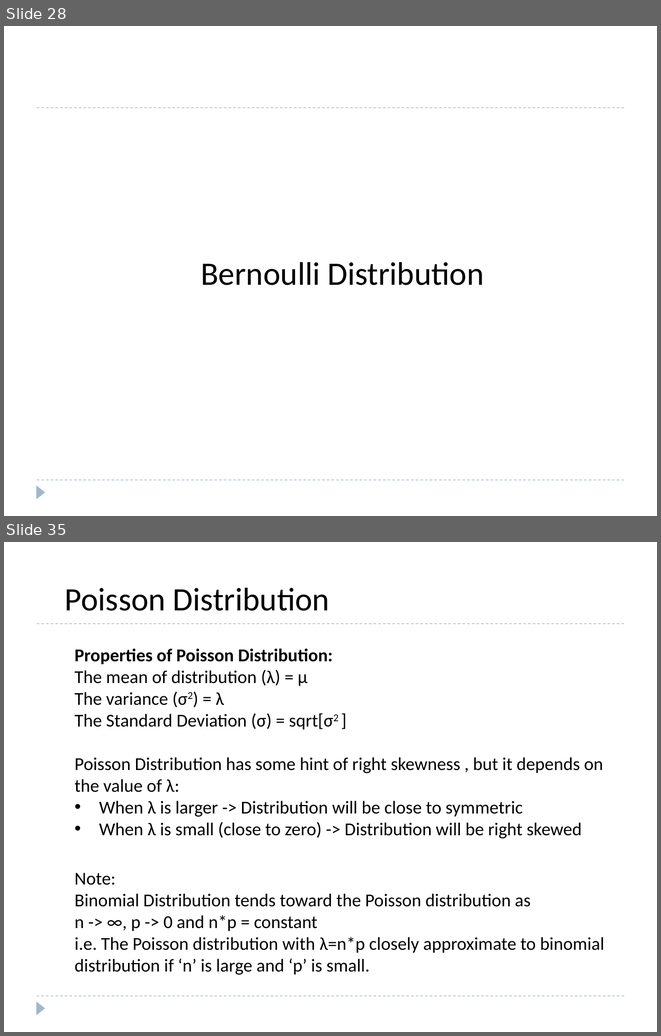
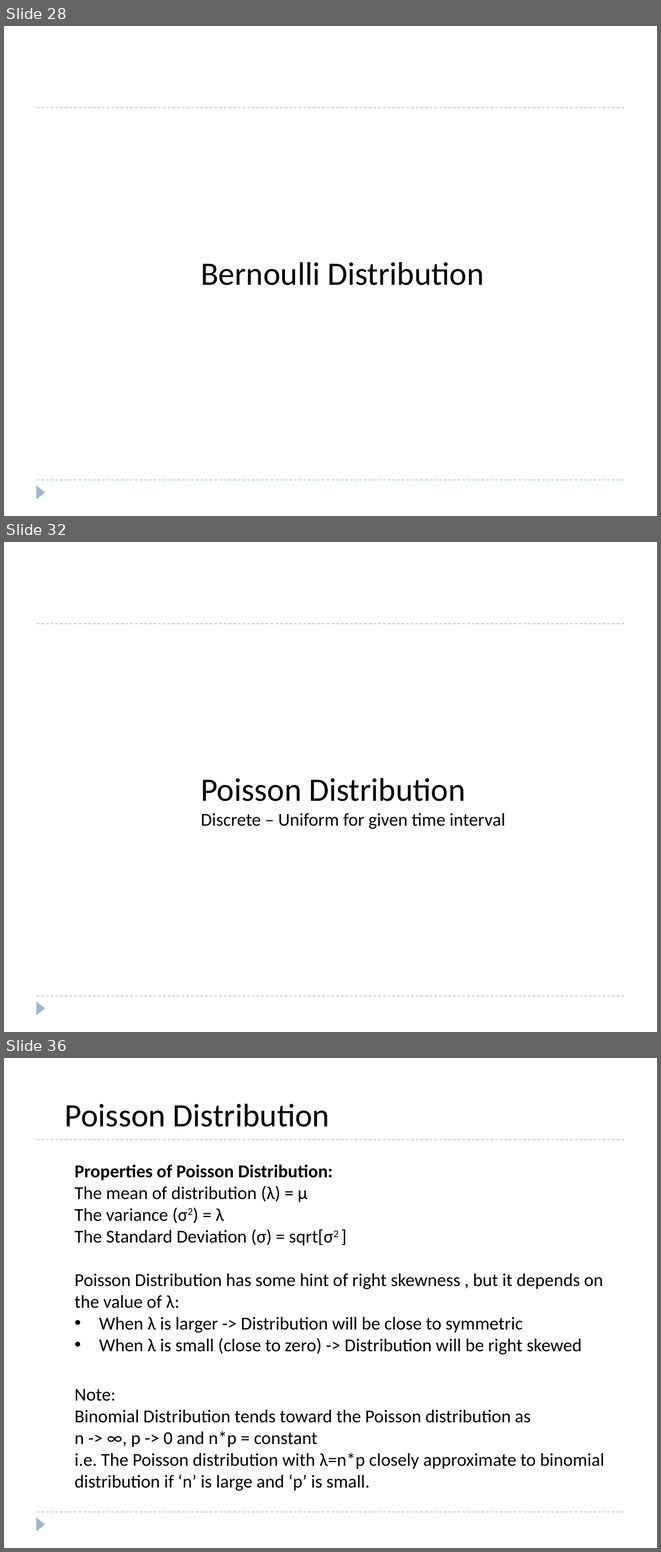
Before and after one commit to roushanprasad/DataScience_ML, a slide deck: Stats/007_Inferential/007.3-Distribution/007.4-Distribution.pptx. Shown one above the other, each under a label of ours: slides 28 and 35 before the commit, slides 28, 32 and 36 after it; the slides between them are not shown. The pictures are 661x1036 and 661x1552 pixels, drawn with LibreOffice and Linux fonts; fonts in the diff are those of the drawing. Boxes give left, top, right and bottom in pixels: in the first picture for what was removed or moved away, otherwise in the second. Text is boxed around its words. In the diff, an @@ line names an element or a change of style, - is before the commit and + after.

Commit message:
Added Probability distribution with R examples

```diff
--- a/Stats/007_Inferential/007.3-Distribution/007.4-Distribution.pptx
+++ b/Stats/007_Inferential/007.3-Distribution/007.4-Distribution.pptx
@@ slide 32 added at box(4, 542, 657, 1032), background #FFFFFF; not listed: 3 template elements that a slide beside it also shows @@
@@ text added at box(201, 778, 505, 829), 20 pt, text #000000 @@
+Poisson Distribution
+Discrete – Uniform for given time interval
@@ what was slide 35 is now slide 36 @@
```
Also in this commit, not shown: 6 slides changed, 2 other slides added, 1 slide removed, 1 other file.
